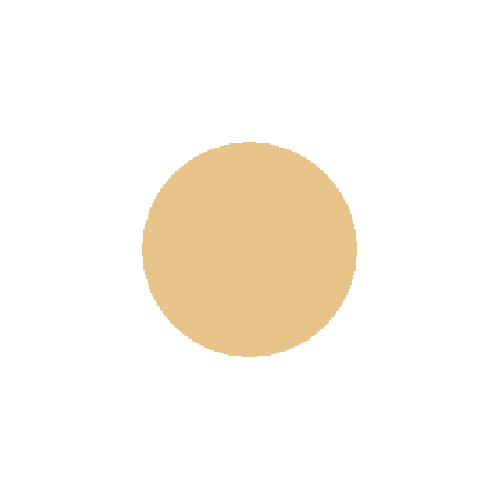
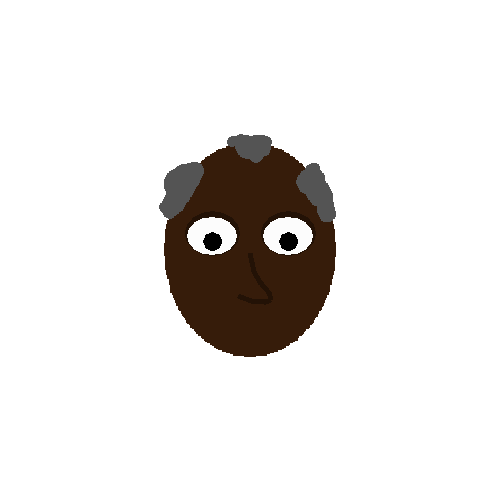
Before/after of a 500x500 layered artwork. What changed in the layer stack:
added group "Fekete vékony" with 12 layers above "Fehér" over 158, 134, 338, 357
added layer "Layer 10" in group "Fekete vékony" over 159, 134, 336, 222
added layer "Layer 6" (2nd of 4, in "Fekete vékony") in group "Fekete vékony" over 237, 253, 273, 305
added group "Group 1 copy" (2nd of 4, in "Fekete vékony") with 3 layers in group "Fekete vékony" over 261, 211, 316, 256
added layer "Layer 5" (3rd of 8, in "Fekete vékony" › "Group 1 copy") in group "Group 1 copy" over 279, 232, 298, 251
added layer "Layer 4" (3rd of 8, in "Fekete vékony" › "Group 1 copy") in group "Group 1 copy" over 263, 217, 313, 255
added layer "Layer 3" (3rd of 8, in "Fekete vékony" › "Group 1 copy") in group "Group 1 copy" over 261, 211, 316, 256
added group "Group 1" (2nd of 4, in "Fekete vékony") with 3 layers in group "Fekete vékony" over 185, 211, 240, 256
added layer "Layer 5" (4th of 8, in "Fekete vékony" › "Group 1") in group "Group 1" over 203, 232, 222, 251
added layer "Layer 4" (4th of 8, in "Fekete vékony" › "Group 1") in group "Group 1" over 187, 217, 237, 255
added layer "Layer 3" (4th of 8, in "Fekete vékony" › "Group 1") in group "Group 1" over 185, 211, 240, 256
added layer "Layer 2" (2nd of 4, in "Fekete vékony") in group "Fekete vékony" over 164, 142, 336, 357
moved "Layer 2" (4th of 4, in "Fekete") into group "Fekete", painted on it over 142, 142, 357, 357
